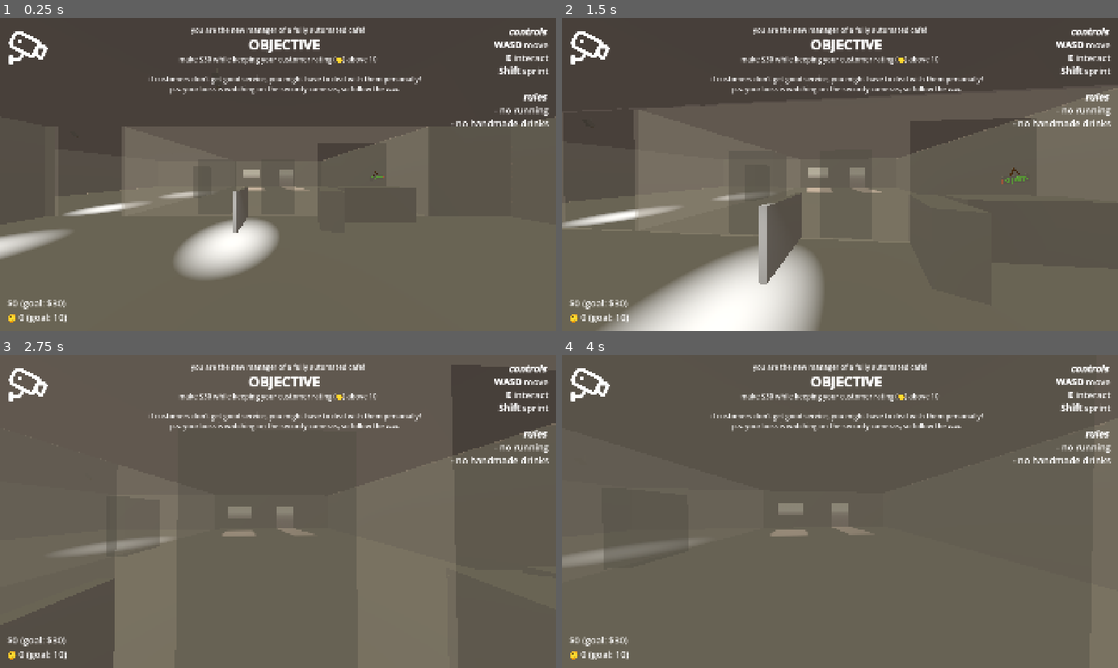
Above: before the commit, frames 1-4 (two rows, left to right).
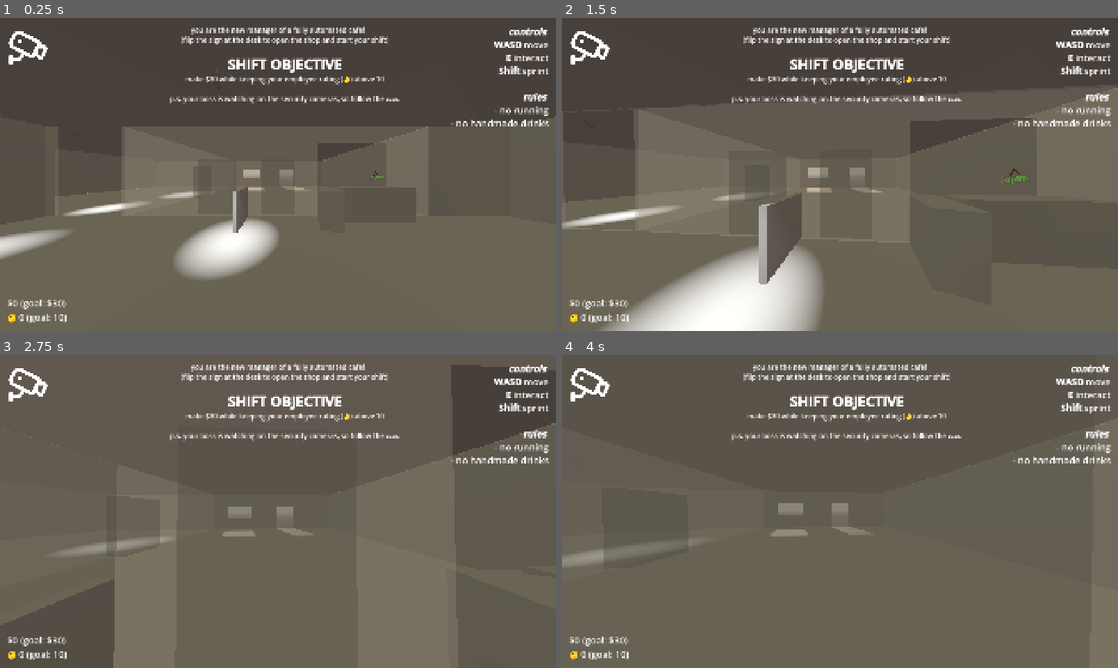
Above: after the commit, the same moments.

Repository: Sunday-Studio-Team/cafe
Game: Godot game, scene res://main.tscn
The game is run twice, just before and just after one commit, with the same random seed, the same clock (stepped at 60 frames per second) and the same inputs.
Inputs (mouse positions are in pixels of both pictures, inside the frame that each line leads up to):
- Up to frame 1 (0.25 s): no input
- Up to frame 2 (1.5 s): move the mouse to (867, 174) at 0.52 s; hold E (interact) 0.53-1.28 s; hold W (move_forward) from 0.53 s (still down); move the mouse to (812, 174) at 1.27 s; tap Shift (sprint) at 1.35 s
- Up to frame 3 (2.75 s): keep holding W (move_forward); move the mouse to (289, 505) at 2.02 s; tap I at 2.1 s
- Up to frame 4 (4 s): keep holding W (move_forward); move the mouse to (834, 517) at 2.77 s; tap E (interact) at 2.85 s; tap Enter at 3.5 s; move the mouse to (878, 514) at 3.52 s; hold Shift (sprint) from 3.53 s (still down)

The runs differ from the first frame. In frame 1, 2.7% of the frame differs, in the area x 26-76%, y 5-28%; in frame 2, 2.7%; in frame 3, 2.6%; in frame 4, 2.6%.

Commit message:
update tutorial text
points player to start shift button + now hides after shift starts (instead of after a timer like it used to

Diff:
--- a/godot/ui.gd
+++ b/godot/ui.gd
@@ -32,18 +32,25 @@
 		func(new_value: int, old_value: int):
 			_on_score_updated(ScoreType.CUSTOMER, new_value, old_value)
 	)
+	Events.shift_started.connect(
+		func():
+			objective.text = "[b]SHIFT STARTING"
+			await get_tree().create_timer(5, false).timeout
+			objective.hide()
+	)
+
 	score_update_label.modulate = Color.TRANSPARENT
 
 	objective.text = (
 		"you are the new manager of a fully automated cafe!
-		[b]OBJECTIVE[/b] \n make %s while keeping your customer rating (🙂) above %s \n
-		if customers don't get good service, you might have to deal with them personally!
+		(flip the sign at the desk to open the shop and start your shift)
+
+		[b]SHIFT OBJECTIVE[/b]
+		make %s while keeping your employee rating (🙂) above %s
+
 		p.s. your boss is watching on the security cameras, so follow the [b][i]rules[/i][/b]."
 		% [Global.float_to_price(Stats.daily_profit_goal), Stats.employee_rating_goal]
 	)
-
-	await get_tree().create_timer(20, false).timeout
-	objective.hide()
 
 
 func _physics_process(_delta: float) -> void:
